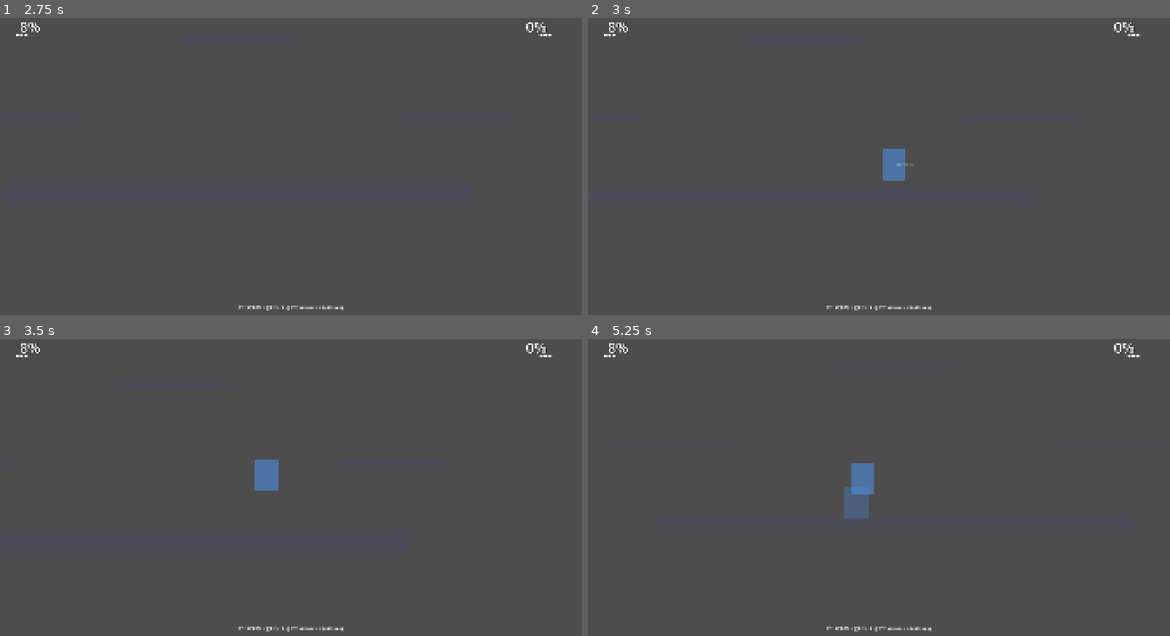
Above: before the commit, frames 1-4 (two rows, left to right).
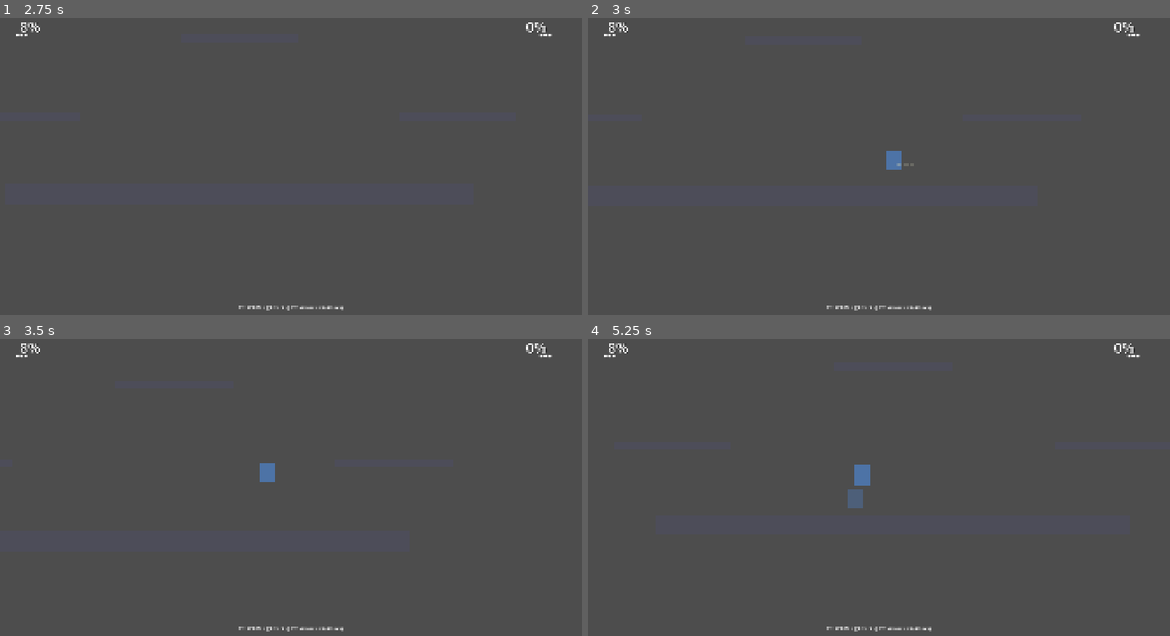
Above: after the commit, the same moments.

Repository: kenttulaine-sy/Smash-clone
Game: Godot game, scene res://scenes/main_v2.tscn
Same seed, same stepped clock (60 frames per second), same inputs: the game is played once before the commit and once after it.
Inputs:
- Up to frame 1 (2.75 s): tap Enter at 0.5, 2 s; hold D (p1_right) 0.53-1.28 s; tap J (p1_attack) at 0.6 s; tap W (p1_jump) at 0.77, 1.52 s; tap Space at 1.25 s; hold S (p1_down) 1.28-2.03 s; tap L (p1_shield) at 1.35 s; hold D (p1_right) from 2.03 s (still down); tap K (p2_attack) at 2.1 s
- Up to frame 2 (3 s): keep holding D (p1_right); tap Space at 2.75 s; tap Down (p2_down) at 2.85 s
- Up to frame 3 (3.5 s): keep holding D (p1_right); tap W (p1_jump) at 3.02 s
- Up to frame 4 (5.25 s): release D (p1_right) at 3.53 s; hold Left (p2_left) 3.53-4.28 s; hold A (p1_left) 3.53-5.03 s; tap W (p1_jump) at 3.77, 4.52 s; tap Right (p2_right) at 4.35 s; hold S (p1_down) from 5.03 s (still down); tap J (p1_attack) at 5.1 s

Frame 1 is identical in both runs. In frame 2, 0.2% of the frame differs, in the area x 50-55%, y 44-55%; in frame 3, 0.3%; in frame 4, 0.5%, in the area x 44-50%, y 41-61%.

Commit message:
Fix character size (1.5x), prevent duplicates, scale shield to match

Diff:
--- a/scripts/player_v2.gd
+++ b/scripts/player_v2.gd
@@ -199,29 +199,33 @@
 func setup_3d_model() -> void:
 	"""Setup Tiny Swords warrior sprites using runtime loading"""
 
+	# Remove any existing warrior sprites (prevents duplicates)
+	var existing = visuals.get_node_or_null("WarriorSprites")
+	if existing:
+		existing.queue_free()
+
 	# Hide old placeholder visuals
-	if visuals:
-		for child in visuals.get_children():
-			child.visible = false
-
-	# Add warrior sprite loader
+	for child in visuals.get_children():
+		child.visible = false
+
+	# Add warrior sprite loader with proper scale
 	var warrior_script = load("res://scripts/warrior_sprite_loader.gd")
 	var warrior = Node2D.new()
 	warrior.name = "WarriorSprites"
 	warrior.set_script(warrior_script)
 	warrior.warrior_color = "blue" if player_id == 1 else "red"
-	warrior.sprite_scale = 3.0
+	warrior.sprite_scale = 1.5  # Reduced from 3.0 - proper size for platformer
 	visuals.add_child(warrior)
 
 	print("Player ", player_id, ": Warrior sprites loading...")
 
 func setup_shield() -> void:
-	"""Create visual shield effect"""
+	"""Create visual shield effect - scaled for new sprite size"""
 	shield_node = ColorRect.new()
 	shield_node.name = "ShieldVisual"
 	shield_node.color = Color(0.3, 0.6, 1.0, 0.5)  # Blue translucent
-	shield_node.size = Vector2(60, 80)
-	shield_node.position = Vector2(-30, -40)
+	shield_node.size = Vector2(40, 50)  # Scaled down for 1.5x sprites
+	shield_node.position = Vector2(-20, -35)
 	shield_node.visible = false
 	add_child(shield_node)
 
--- a/scripts/warrior_sprite_loader.gd
+++ b/scripts/warrior_sprite_loader.gd
@@ -19,7 +19,7 @@
 	animated_sprite = AnimatedSprite2D.new()
 	animated_sprite.name = "AnimatedSprite2D"
 	animated_sprite.scale = Vector2(sprite_scale, sprite_scale)
-	animated_sprite.position = Vector2(0, -50)  # Offset so feet are at origin
+	animated_sprite.position = Vector2(0, -30)  # Offset so feet are at origin (adjusted for smaller scale)
 	add_child(animated_sprite)
 
 	sprite_frames = SpriteFrames.new()
